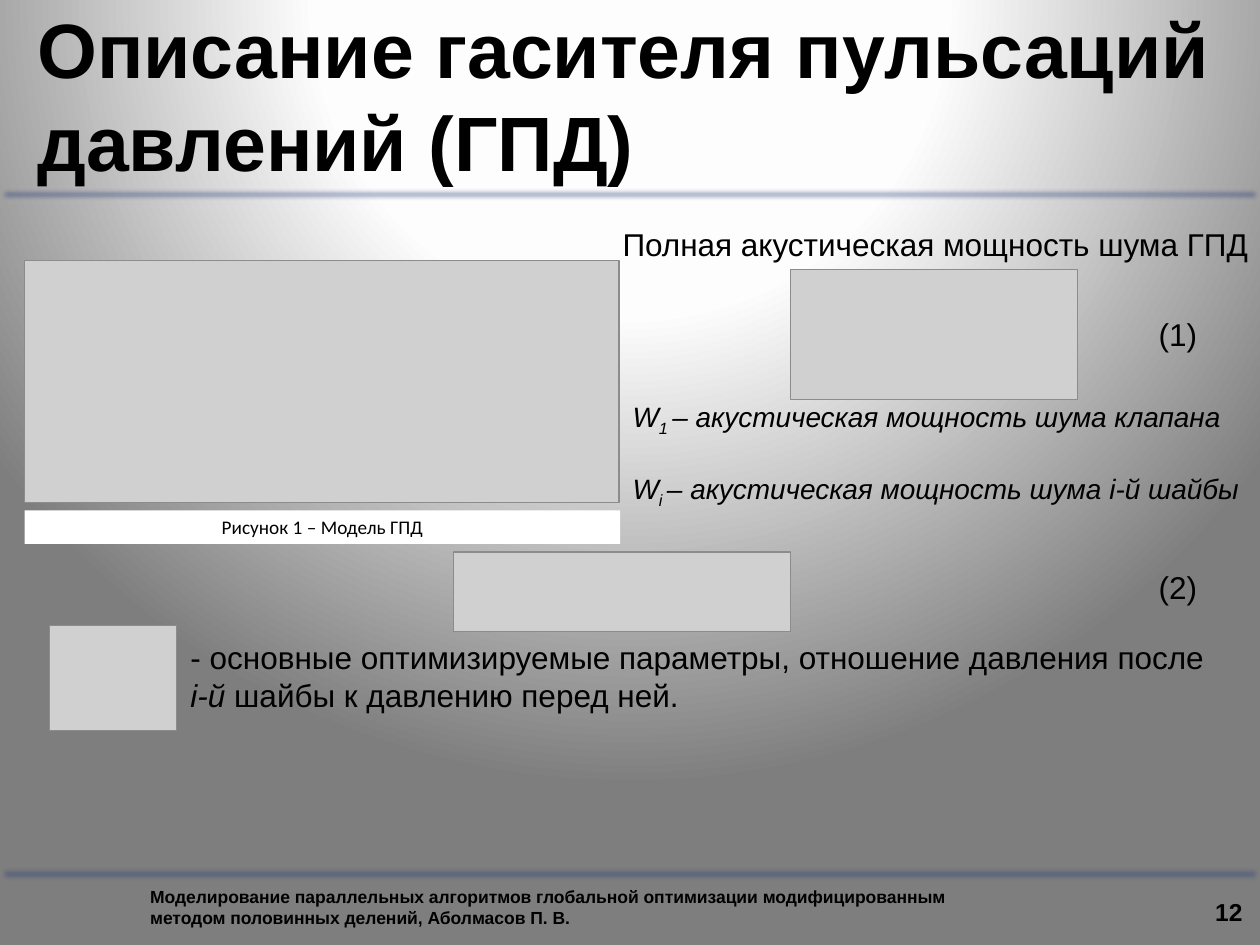
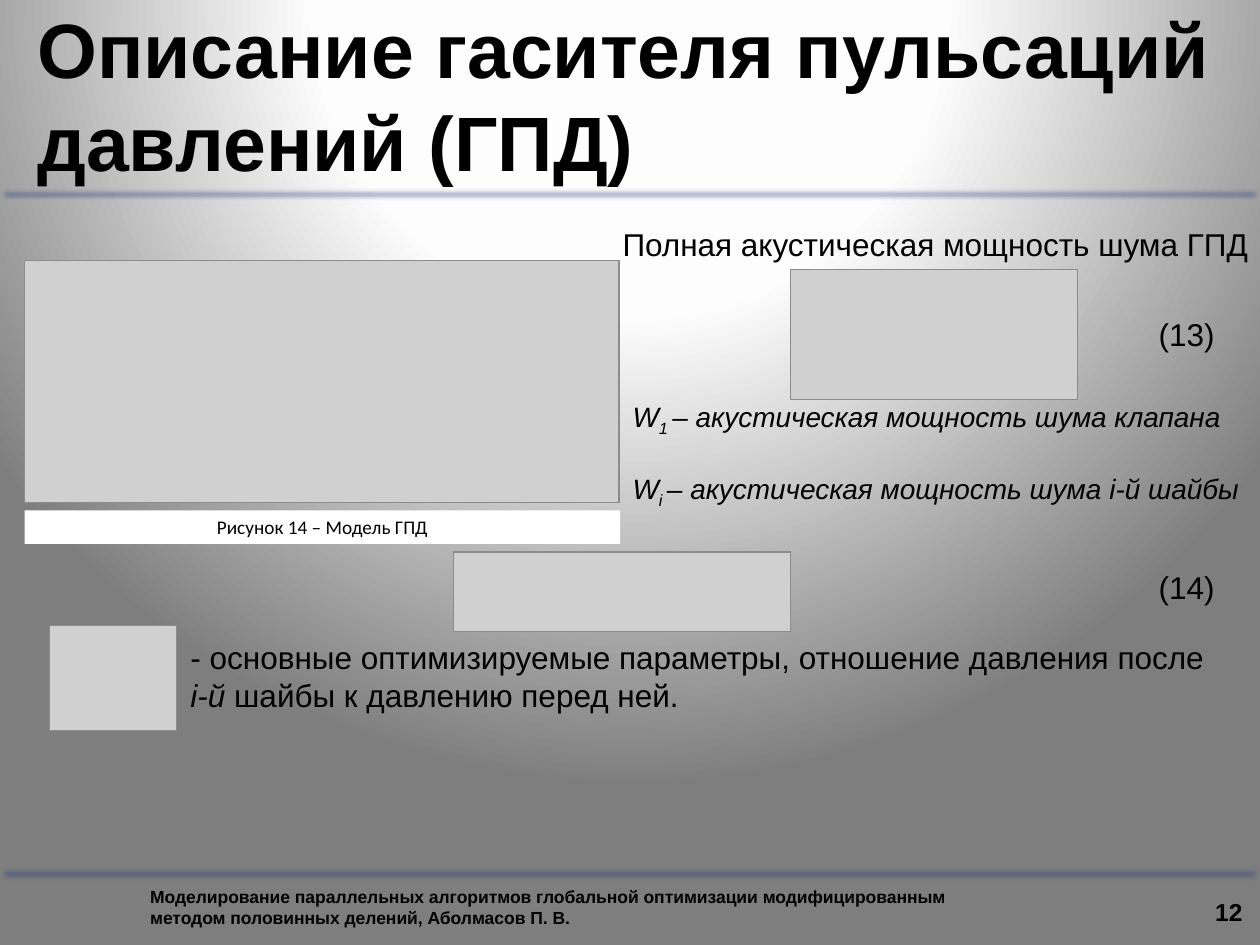
Before and after one commit to graf-abolmasov/PGraph, a slide deck: slide 12 of documentation/Презентация.pptx. Drawn at 1260x945 pixels with LibreOffice and Linux fonts; fonts in the diff are those of the drawing; grey boxes stand for pictures; background and template pictures are left out. Boxes give left, top, right and bottom in pixels: in the first picture for what was removed or moved away, otherwise in the second. Text is boxed around its words. In the diff, an @@ line names an element or a change of style, - is before the commit and + after.

```diff
--- a/documentation/Презентация.pptx
+++ b/documentation/Презентация.pptx
@@ text at box(1159, 323, 1215, 352): text changed @@
-(1)
+(13)
@@ text in rectangle at box(217, 521, 428, 538): text changed @@
-Рисунок 1 – Модель ГПД
+Рисунок 14 – Модель ГПД
@@ text at box(1159, 576, 1215, 605): text changed @@
-(2)
+(14)
```
Also in this commit, not shown: 10 other slides changed, 1 slide added, 1 other file.
